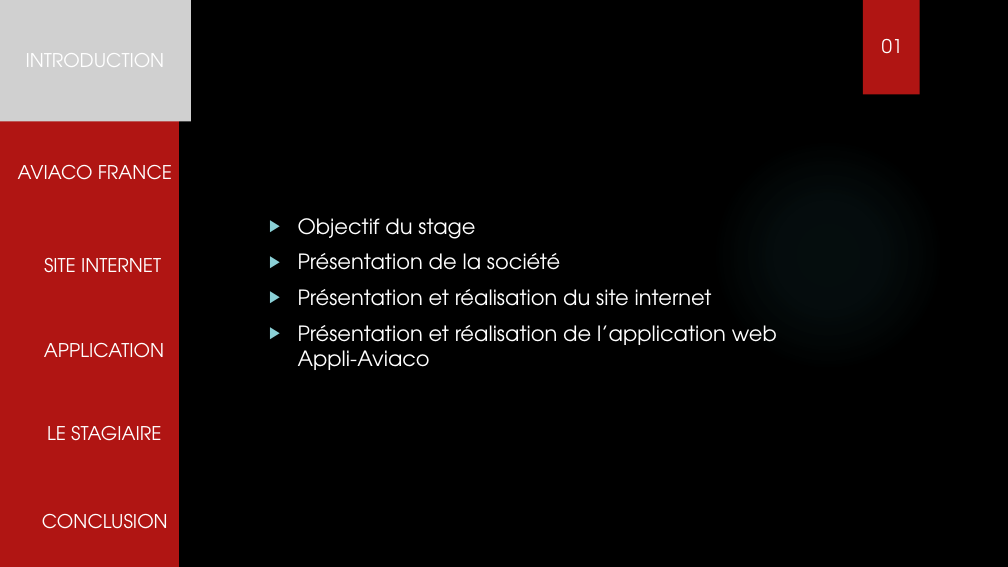
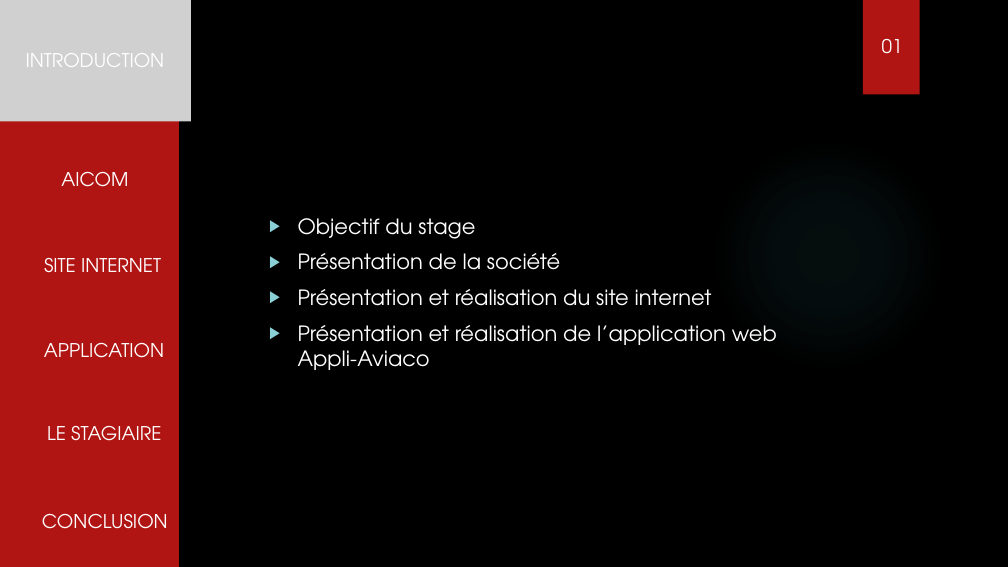
Before and after one commit to tochyvn/ma_banque_document, a slide deck: slide 2 of Aviaco france.pptx. Drawn at 1008x567 pixels with LibreOffice and Linux fonts; fonts in the diff are those of the drawing; grey boxes stand for pictures; background and template pictures are left out. Boxes give left, top, right and bottom in pixels: in the first picture for what was removed or moved away, otherwise in the second. Text is boxed around its words. In the diff, an @@ line names an element or a change of style, - is before the commit and + after.

```diff
--- a/Aviaco france.pptx
+++ b/Aviaco france.pptx
@@ text at (x1=61, y1=172, x2=128, y2=187): text changed @@
-AVIACO FRANCE
+AICOM
```
Also in this commit, not shown: 7 other slides changed.
